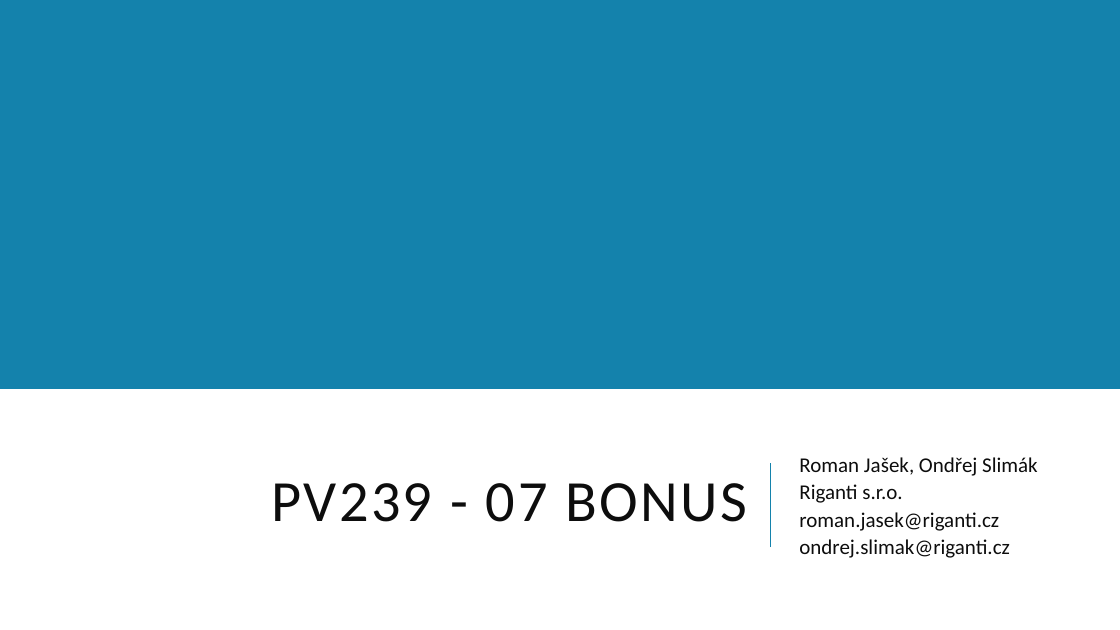
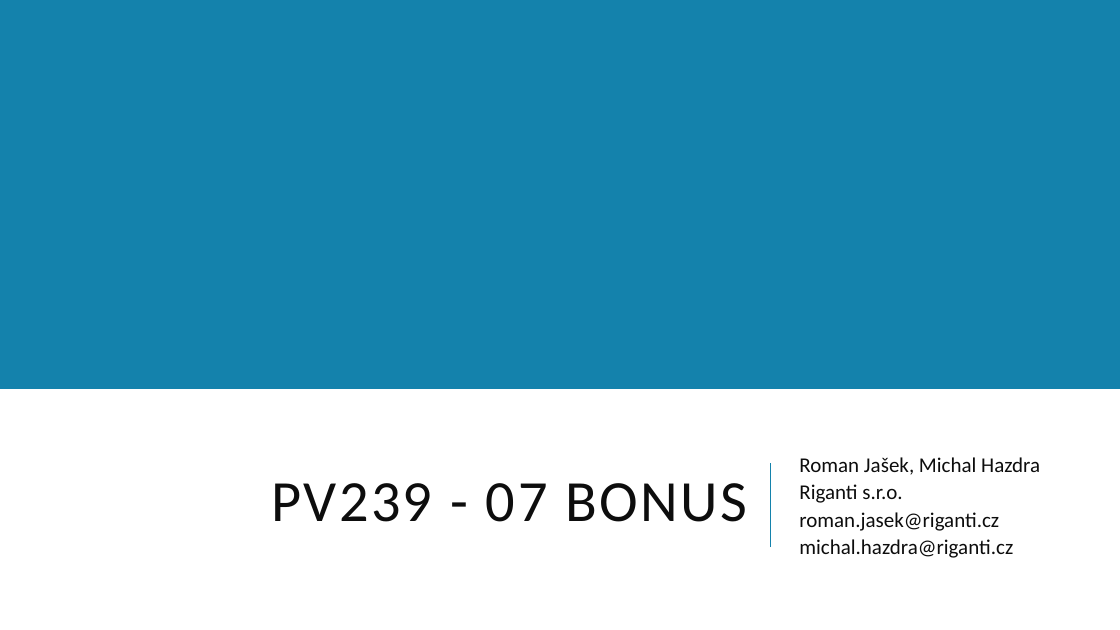
Before and after one commit to jasho/pv239-maui, a slide deck: slide 1 of 07_Bonus/PV239-Xamarin-07_Bonus.pptx. Drawn at 1120x630 pixels with LibreOffice and Linux fonts; fonts in the diff are those of the drawing. Boxes give left, top, right and bottom in pixels: in the first picture for what was removed or moved away, otherwise in the second. Text is boxed around its words. In the diff, an @@ line names an element or a change of style, - is before the commit and + after.

```diff
--- a/07_Bonus/PV239-Xamarin-07_Bonus.pptx
+++ b/07_Bonus/PV239-Xamarin-07_Bonus.pptx
@@ subtitle at <box>799,457,1040,475</box>: text changed @@
-Roman Jašek, Ondřej Slimák
+Roman Jašek, Michal Hazdra
@@ subtitle at <box>799,539,1013,558</box>: text changed @@
-ondrej.slimak@riganti.cz
+michal.hazdra@riganti.cz
```
Also in this commit, not shown: 9 other slides changed, 4 slides added, 12 slides removed.
